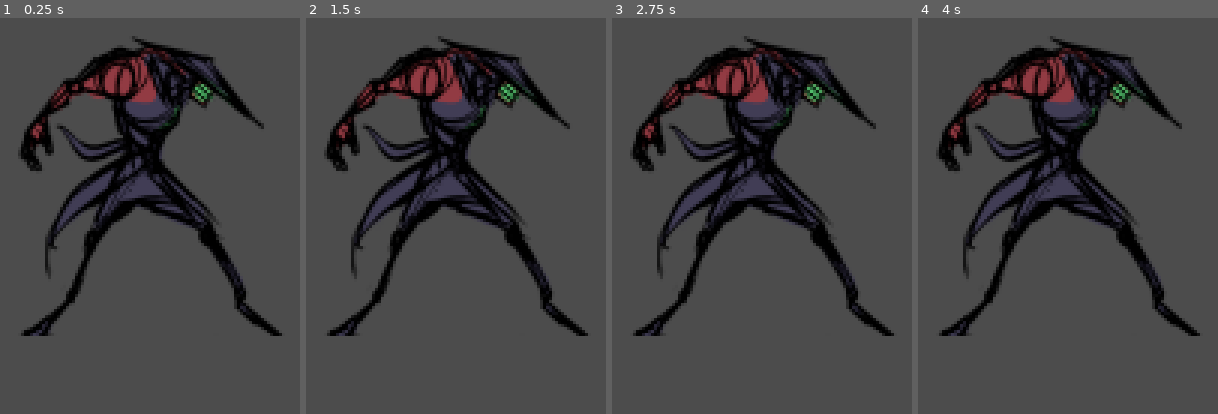
Above: before the commit, frames 1-4 (left to right).
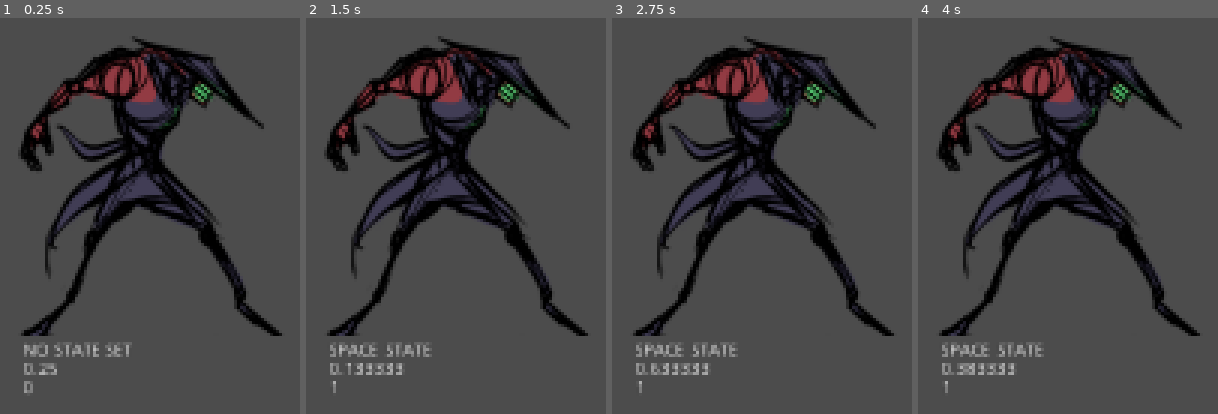
Above: after the commit, the same moments.

Repository: agcodes-git/Godot_Game_V1
Game: Godot game, scene res://scenes/player.tscn
Same seed, same stepped clock (60 frames per second), same inputs: the game is played once before the commit and once after it. This scene is started directly instead of the project's main scene.
Inputs:
- Up to frame 1 (0.25 s): no input
- Up to frame 2 (1.5 s): tap Enter (ui_accept) at 0.5, 0.6, 0.77, 1.07, 1.25, 1.35 s; hold Up (ui_up) 0.53-1.28 s; hold Down (ui_down) from 1.28 s (still down)
- Up to frame 3 (2.75 s): tap Enter (ui_accept) at 1.52, 1.82, 2, 2.1 s; release Down (ui_down) at 2.03 s; hold Up (ui_up) from 2.03 s (still down)
- Up to frame 4 (4 s): tap Enter (ui_accept) at 2.75, 2.85, 3.02, 3.32, 3.5, 3.6, 3.77 s; release Up (ui_up) at 3.53 s; hold Down (ui_down) from 3.53 s (still down)

The runs differ from the first frame. In frame 1, 0.9% of the frame differs, in the area x 8-44%, y 81-95%; in frame 2, 1.0%; in frame 3, 1.1%; in frame 4, 1.1%, in the area x 8-42%, y 81-95%.

Commit message:
Added state manager script and example input.

Diff:
--- /dev/null
+++ b/godot/scenes/ExampleInput.gd
@@ -0,0 +1,29 @@
+extends Node
+
+#------------------------------------------
+# NOT FOR INTENDED USE IN THE GAME.
+#------------------------------------------
+# This code only serves an an illustration
+# of one way to use the state manager.
+#------------------------------------------
+
+var stateManager = null
+
+func _ready():
+	self.stateManager = get_node("../StateManager")
+
+func _input(event):
+	if self.stateManager == null: return
+
+	self.stateManager.request_state_change("IDLE", 0, 1)
+	if Input.is_action_just_pressed("ui_up"): self.stateManager.request_state_change("UP_STATE", 2, 2)
+	if Input.is_action_just_pressed("ui_down"): self.stateManager.request_state_change("DOWN_STATE", 2, 2)
+	if Input.is_action_just_pressed("ui_accept"): self.stateManager.request_state_change("SPACE_STATE", 1, 3)
+
+func _process(delta):
+
+	if (self.stateManager.state == "UP_STATE" or \
+		self.stateManager.state == "DOWN_STATE") \
+		and self.stateManager.time_in_state > 1.0:
+
+		self.stateManager.request_state_change("IDLE", 0, 3)
--- a/godot/scenes/InitialScene.tscn
+++ b/godot/scenes/InitialScene.tscn
@@ -9,7 +9,7 @@
 [ext_resource path="res://scenes/tiles/long_platform.tscn" type="PackedScene" id=7]
 [ext_resource path="res://scenes/tiles/cloud_1.tscn" type="PackedScene" id=8]
 
-[node name="InitialScene" type="Node" index="0"]
+[node name="InitialScene" type="Node"]
 
 [node name="wall_left2" parent="." index="0" instance=ExtResource( 1 )]
 
--- /dev/null
+++ b/godot/scenes/StateManager.gd
@@ -0,0 +1,42 @@
+extends Node
+
+var state = "NO STATE SET"	# The current state of the machine.
+var time_in_state = 0	# Time elapsed whilst in the current state.
+var priority = 0		# The priority of the current state.
+
+var stateDebugger = null
+var animationPlayer = null
+
+func ready():
+	self.stateDebugger = get_node("../StateDebugger")
+	self.animationPlayer = get_node("../AnimationPlayer")
+
+func request_state_change( new_state, new_priority, override_priority ):
+
+	if new_state != self.state and override_priority > self.priority:
+
+		self.time_in_state = 0
+		self.state = new_state
+		self.priority = new_priority
+
+		if animationPlayer != null:
+			if animationPlayer.has_animation(state):
+				animationPlayer.play(state)
+			else:
+				print("Player switched state, but there is no " \
+						+ "animation corresponding to the new state.")
+		else:
+			print("Failed to find AnimationPlayer: Retrying.")
+			animationPlayer = get_node("../AnimationPlayer")
+		return true # Successfully switched states.
+
+	return false # Failed to switch to the requested state.
+
+
+func _process(delta):
+	time_in_state += delta
+	if self.stateDebugger != null:
+		self.stateDebugger.text = self.state+"\n" \
+			+ str(self.time_in_state)+"\n"+str(self.priority)
+	else:
+		self.stateDebugger = get_node("../StateDebugger")
--- a/godot/scenes/player.tscn
+++ b/godot/scenes/player.tscn
@@ -1,6 +1,8 @@
-[gd_scene load_steps=3 format=2]
+[gd_scene load_steps=5 format=2]
 
 [ext_resource path="res://assets/images/player.png" type="Texture" id=1]
+[ext_resource path="res://scenes/StateManager.gd" type="Script" id=2]
+[ext_resource path="res://scenes/ExampleInput.gd" type="Script" id=3]
 
 [sub_resource type="CapsuleShape2D" id=1]
 
@@ -8,7 +10,7 @@
 radius = 43.0347
 height = 133.402
 
-[node name="player" type="KinematicBody2D"]
+[node name="player" type="KinematicBody2D" index="0"]
 
 position = Vector2( 131.781, 120.611 )
 input_pickable = false
@@ -25,3 +27,48 @@
 
 position = Vector2( 5.36443, 6.82745 )
 shape = SubResource( 1 )
+
+[node name="StateDebugger" type="RichTextLabel" parent="." index="2"]
+
+anchor_left = 0.0
+anchor_top = 0.0
+anchor_right = 0.0
+anchor_bottom = 0.0
+margin_left = -94.0
+margin_top = 142.0
+margin_right = 125.0
+margin_bottom = 253.0
+rect_pivot_offset = Vector2( 0, 0 )
+rect_clip_content = true
+mouse_filter = 0
+mouse_default_cursor_shape = 0
+size_flags_horizontal = 1
+size_flags_vertical = 1
+bbcode_enabled = false
+bbcode_text = ""
+visible_characters = -1
+percent_visible = 1.0
+meta_underlined = true
+tab_size = 4
+text = ""
+scroll_active = true
+scroll_following = false
+selection_enabled = false
+override_selected_font_color = false
+
+[node name="AnimationPlayer" type="AnimationPlayer" parent="." index="3"]
+
+root_node = NodePath("..")
+autoplay = ""
+playback_process_mode = 1
+playback_default_blend_time = 0.0
+playback_speed = 1.0
+blend_times = [  ]
+
+[node name="StateManager" type="Node" parent="." index="4"]
+
+script = ExtResource( 2 )
+
+[node name="ExampleInput" type="Node" parent="." index="5"]
+
+script = ExtResource( 3 )
